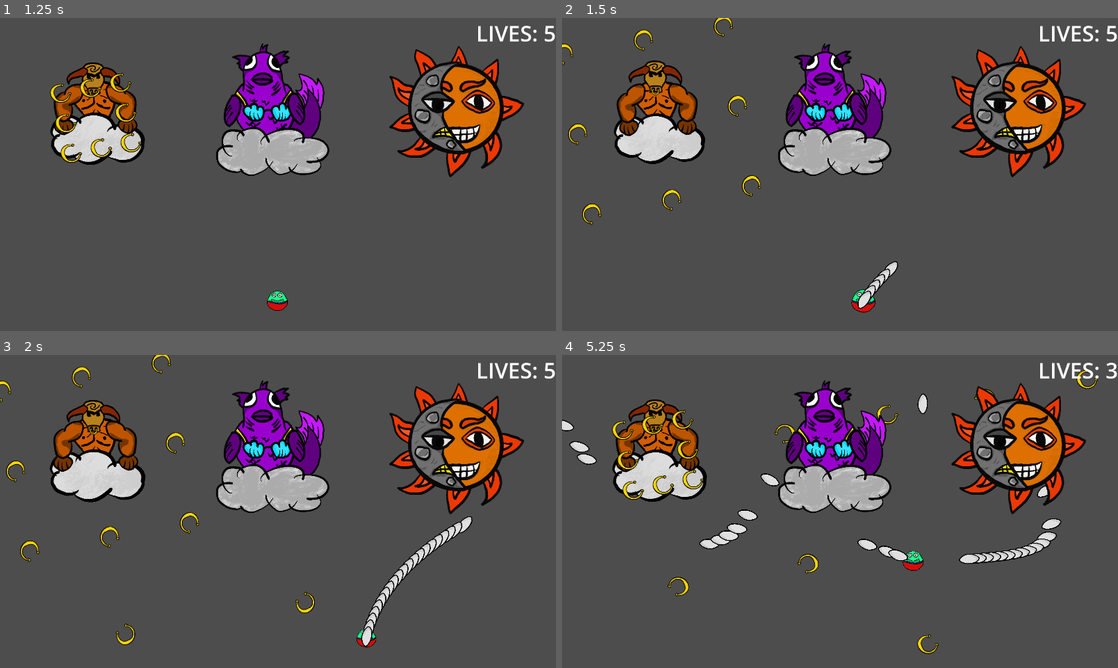
Above: before the commit, frames 1-4 (two rows, left to right).
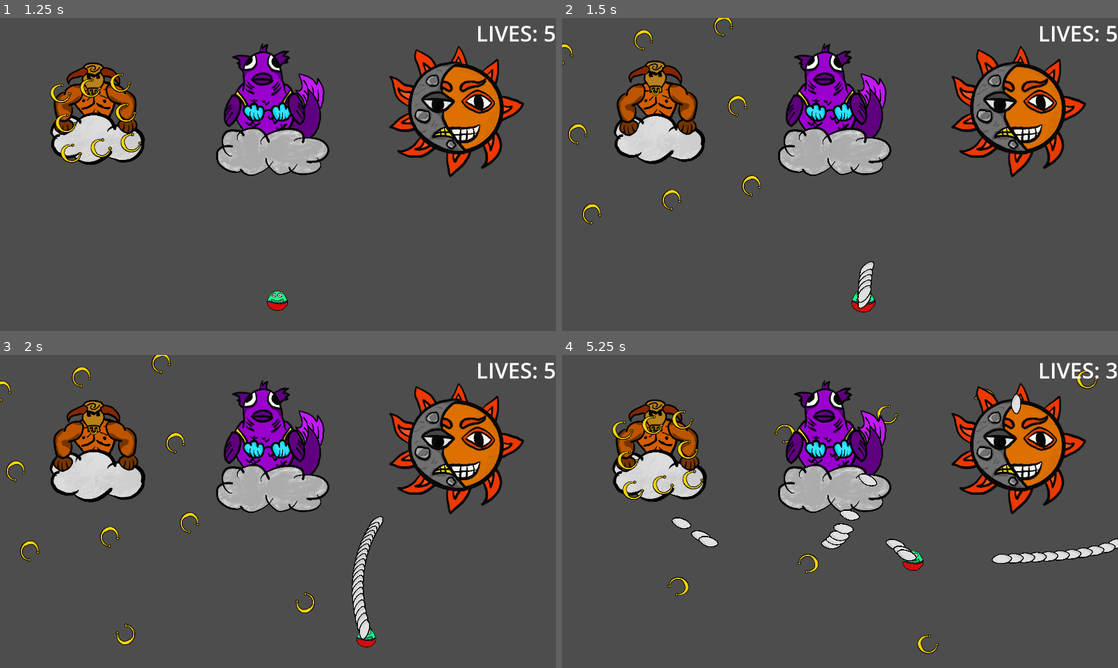
Above: after the commit, the same moments.

Repository: kaito002/bullet-hell-5
Game: Godot game, scene res://scenes/ui/main_menu.tscn
The game is run twice, just before and just after one commit, with the same random seed, the same clock (stepped at 60 frames per second) and the same inputs.
Inputs (mouse positions are in pixels of both pictures, inside the frame that each line leads up to):
- Up to frame 1 (1.25 s): click "PLAY GAME" at 0.5 s
- Up to frame 2 (1.5 s): move the mouse to (962, 158) at 1.27 s; press the mouse at (962, 158) at 1.28 s; hold D (right) from 1.28 s (still down)
- Up to frame 3 (2 s): keep holding D (right)
- Up to frame 4 (5.25 s): move the mouse to (728, 527) at 2.02 s; release D (right) at 2.03 s; release the mouse at (728, 527) at 2.03 s; hold S (down) 2.03-2.78 s; click (728, 527) at 2.1 s; move the mouse to (895, 442) at 2.77 s; press the mouse at (895, 442) at 2.78 s; hold D (right) 2.78-3.53 s; move the mouse to (812, 574) at 3.52 s; release the mouse at (812, 574) at 3.53 s; hold W (up) 3.53-4.28 s; click (812, 574) at 3.6 s; move the mouse to (1006, 558) at 4.27 s; press the mouse at (1006, 558) at 4.28 s; hold A (left) from 4.28 s (still down); move the mouse to (673, 464) at 5.02 s; release the mouse at (673, 464) at 5.03 s; click (673, 464) at 5.1 s

Frame 1 is identical in both runs. In frame 2, 0.4% of the frame differs, in the area x 53-61%, y 77-92%; in frame 3, 1.7%; in frame 4, 3.2%, in the area x 0-100%, y 12-67%.

Commit message:
Bullets are now independent from the player

Diff:
--- a/scenes/levels/main.tscn
+++ b/scenes/levels/main.tscn
@@ -148,5 +148,8 @@
 [node name="GeminisMoon" parent="Geminis_Sun" instance=ExtResource("12_axgxq")]
 position = Vector2(5, -6)
 
+[node name="Bullets" type="Node" parent="."]
+unique_name_in_owner = true
+
 [connection signal="area_entered" from="dead_zone" to="dead_zone" method="_on_area_entered"]
 [connection signal="pressed" from="ui/pause_menu/main_menu_button" to="ui/pause_menu/main_menu_button" method="_on_pressed"]
--- a/scenes/weapons/weapon.gd
+++ b/scenes/weapons/weapon.gd
@@ -22,7 +22,8 @@
 
 func build_bullet(target_direction):
 	var bullet: Bullet = bullet_scene.instantiate()
+	bullet.position = global_position
 	bullet.direction = target_direction
 	bullet.rotation = target_direction.angle()
 	bullet.rotation_degrees += 90
-	add_child.call_deferred(bullet, true)
+	%Bullets.add_child.call_deferred(bullet, true)
